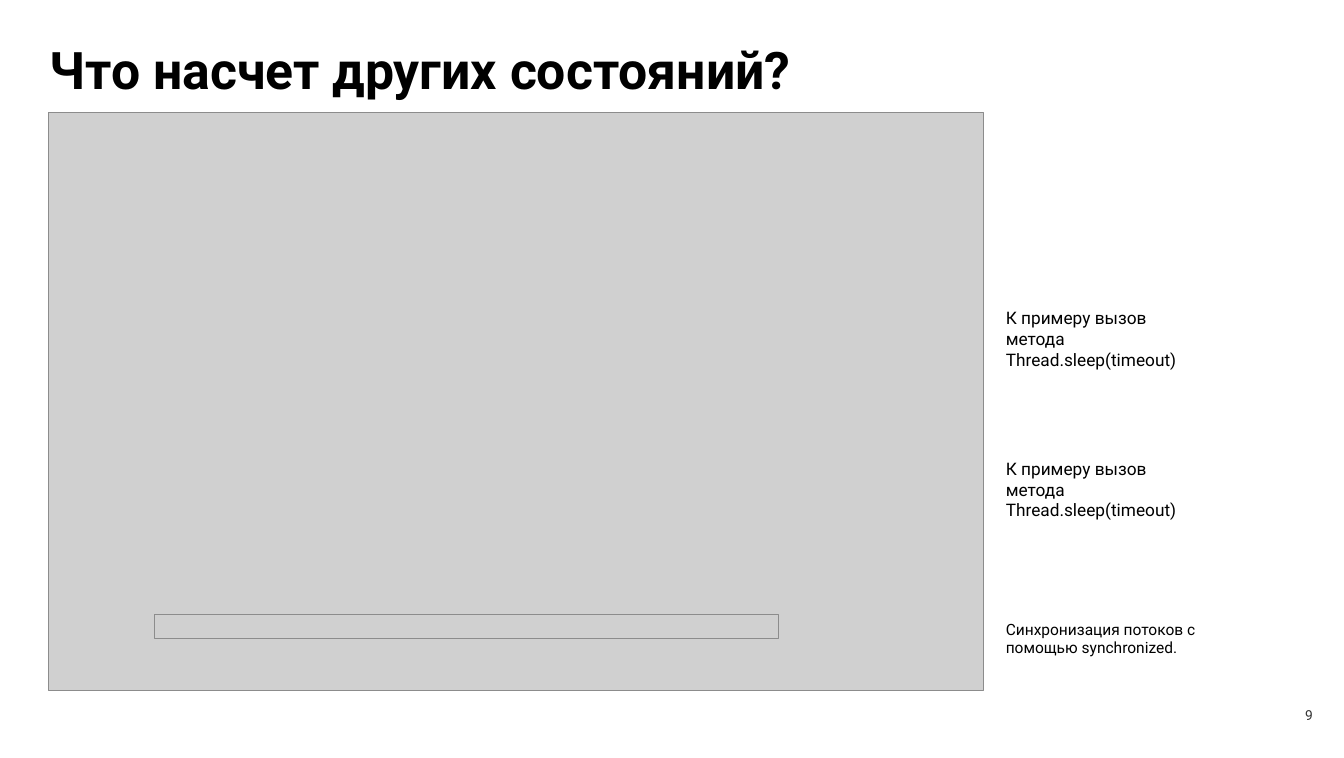
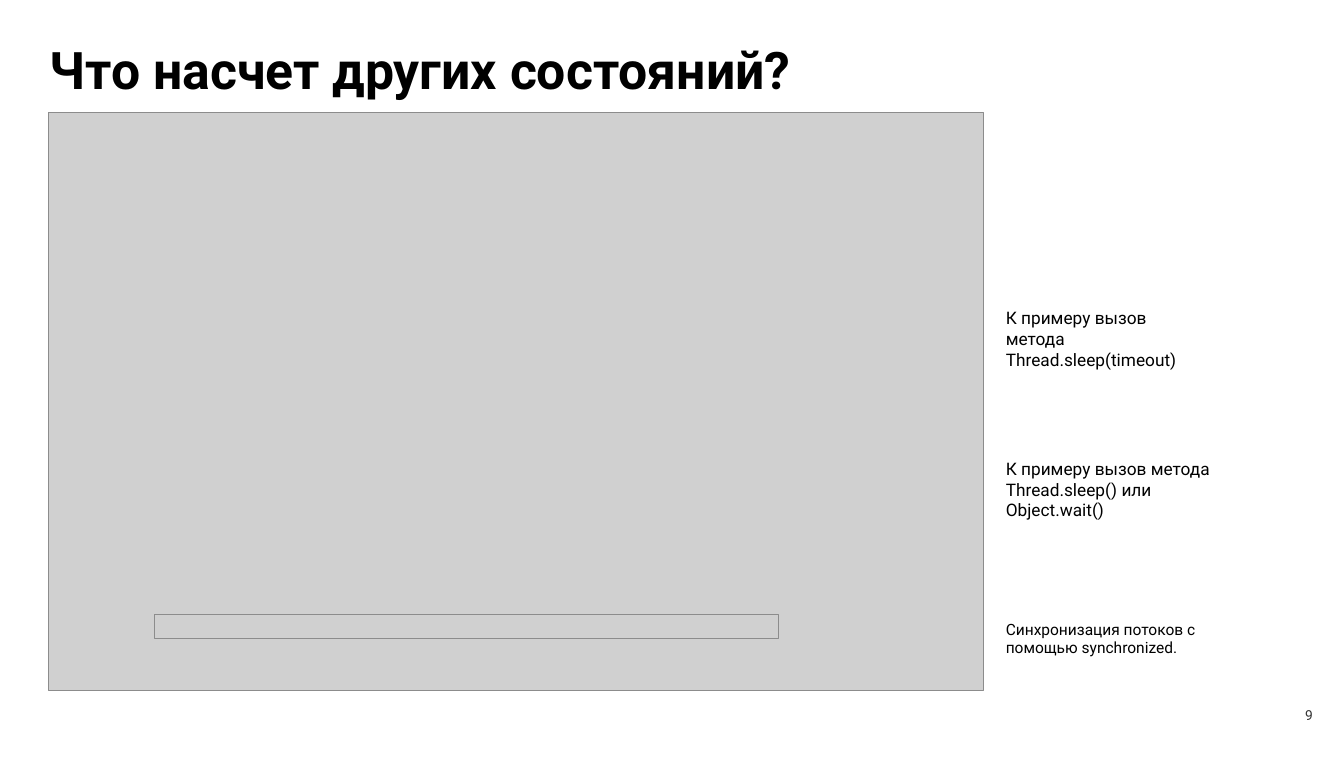
Before and after one commit to LilZaChill/market-pulse-ustinov, a slide deck: slide 9 of advanced/docs/seminar10/Семинар 10.pptx. Drawn at 1344x758 pixels with LibreOffice and Linux fonts; fonts in the diff are those of the drawing; grey boxes stand for pictures. Boxes give left, top, right and bottom in pixels: in the first picture for what was removed or moved away, otherwise in the second. Text is boxed around its words. In the diff, an @@ line names an element or a change of style, - is before the commit and + after.

```diff
--- a/advanced/docs/seminar10/Семинар 10.pptx
+++ b/advanced/docs/seminar10/Семинар 10.pptx
@@ text at bbox=[1006, 462, 1210, 520]: text changed @@
-К примеру вызов метода Thread.sleep(timeout)
+К примеру вызов метода Thread.sleep() или Object.wait()
```
Also in this commit, not shown: 4 other slides changed, 1 slide removed.
